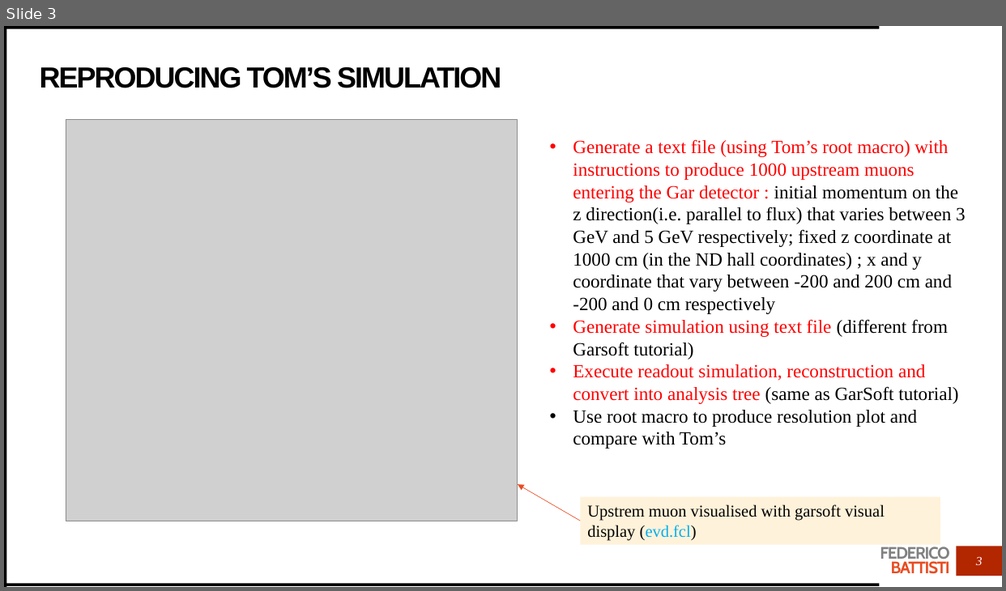
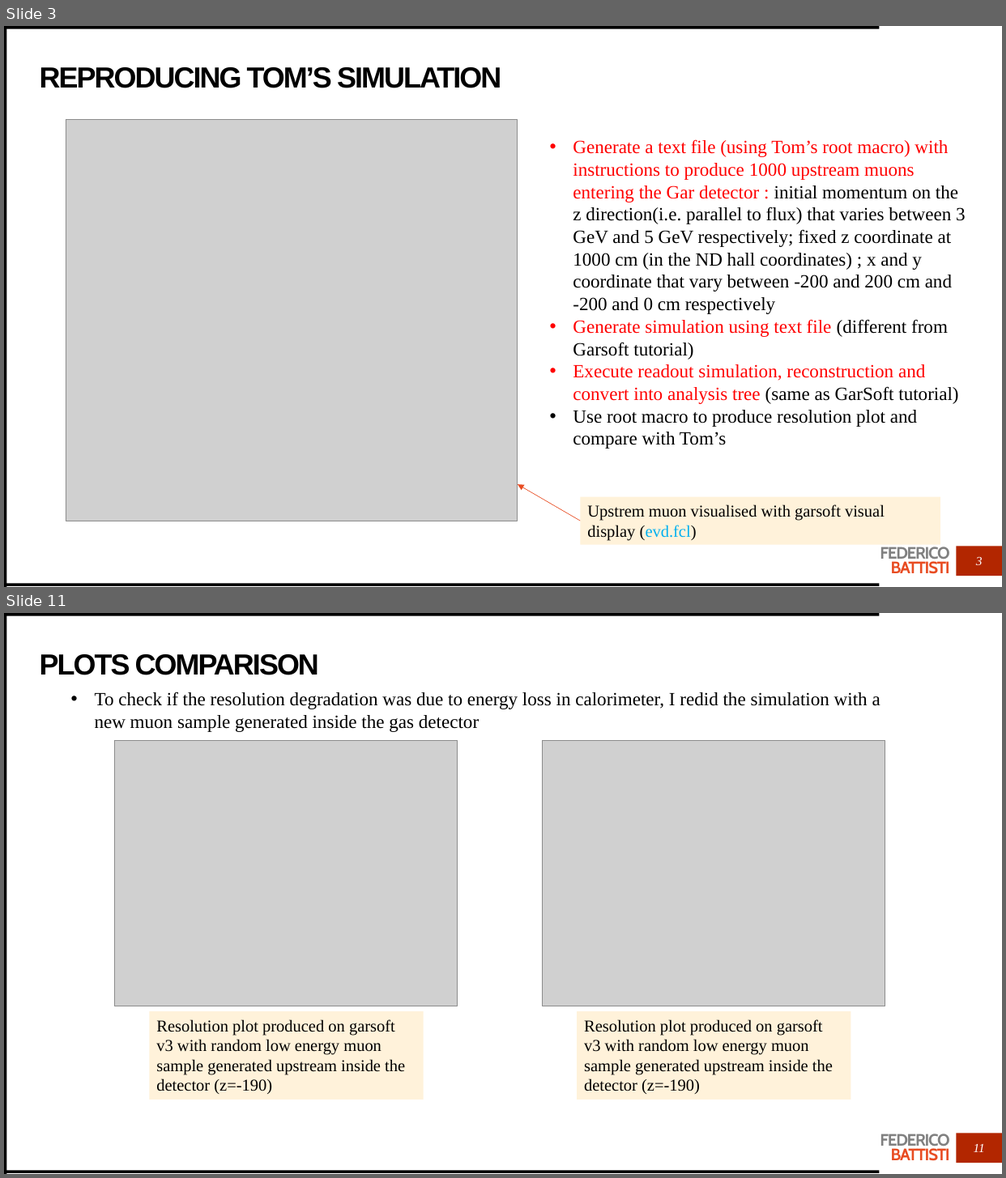
Before and after one commit to Trenchcoat95/OxfordCode, a slide deck: Simulation Exercise.pptx. Shown one above the other, each under a label of ours: slide 3 before the commit, slides 3 and 11 after it; the slides between them are not shown. The pictures are 1006x591 and 1006x1178 pixels, drawn with LibreOffice and Linux fonts; fonts in the diff are those of the drawing; grey boxes stand for pictures. Boxes give left, top, right and bottom in pixels: in the first picture for what was removed or moved away, otherwise in the second. Text is boxed around its words. In the diff, an @@ line names an element or a change of style, - is before the commit and + after.

Commit message:
First plots with garsoft v3

```diff
--- a/Simulation Exercise.pptx
+++ b/Simulation Exercise.pptx
@@ slide 11 added at (4, 613, 1002, 1174), background #FFFFFF; not listed: 5 template elements that a slide beside it also shows @@
@@ title added at (40, 654, 319, 675), 28 pt, text #000000, bold @@
+PLOTS COMPARISON
@@ text added at (95, 692, 880, 732), 18 pt, text #000000 @@
+• To check if the resolution degradation was due to energy loss in calorimeter, I redid the simulation with a new muon sample generated inside the gas detector
@@ picture added at (115, 740, 458, 1006) @@
@@ picture added at (543, 740, 885, 1006) @@
@@ rectangle added at (149, 1012, 424, 1101), fill #FFF2DA, 16 pt, text #000000 @@
+Resolution plot produced on garsoft v3 with random low energy muon sample generated upstream inside the detector (z=-190)
@@ rectangle added at (577, 1012, 850, 1101), fill #FFF2DA, 16 pt, text #000000 @@
+Resolution plot produced on garsoft v3 with random low energy muon sample generated upstream inside the detector (z=-190)
@@ page number added at (974, 1144, 985, 1152), 12 pt, text #FFFFFF, italic @@
+11
```
Also in this commit, not shown: 1 slide changed, 9 other slides added, 1 slide removed, 34 other files.
